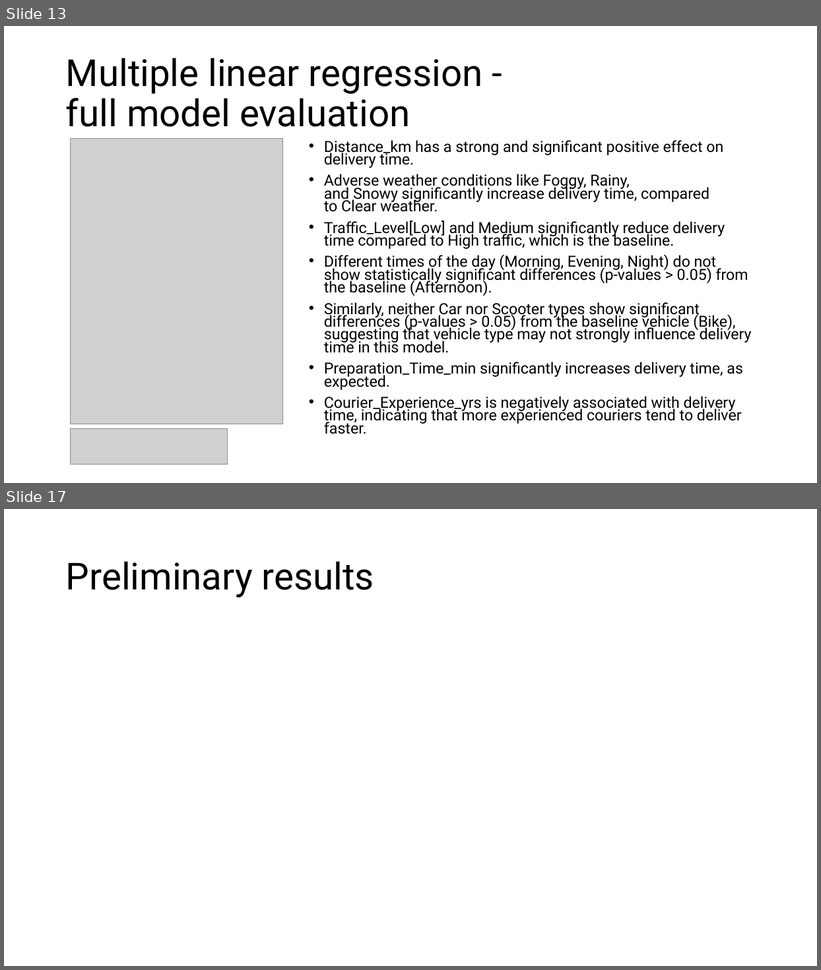
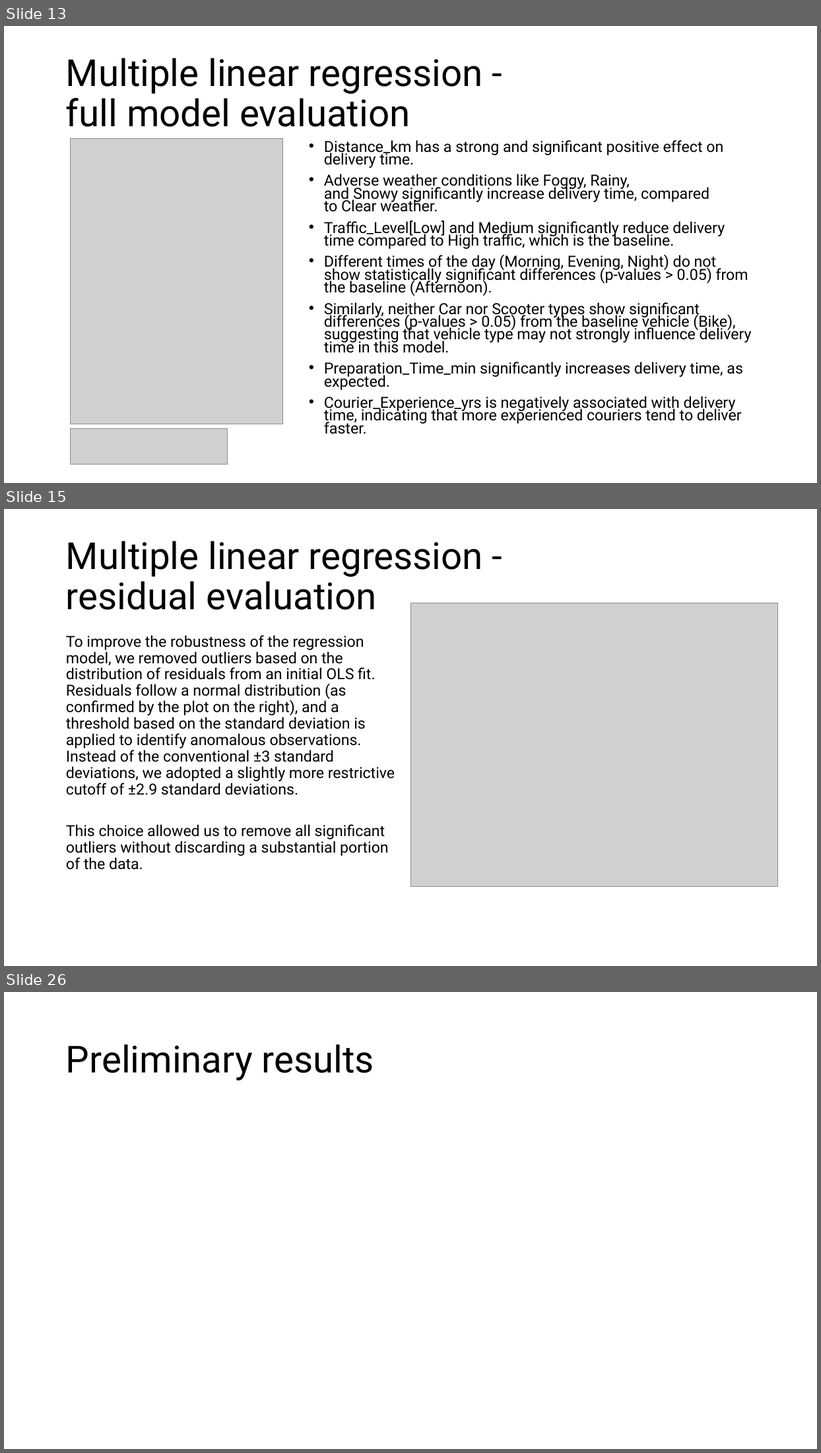
Before and after one commit to DanieleGotti/Food_Delivery_Time_Prediction, a slide deck: Presentazione_progetto.pptx. Shown one above the other, each under a label of ours: slides 13 and 17 before the commit, slides 13, 15 and 26 after it; the slides between them are not shown. The pictures are 821x970 and 821x1453 pixels, drawn with LibreOffice and Linux fonts; fonts in the diff are those of the drawing; grey boxes stand for pictures. Boxes give left, top, right and bottom in pixels: in the first picture for what was removed or moved away, otherwise in the second. Text is boxed around its words. In the diff, an @@ line names an element or a change of style, - is before the commit and + after.

```diff
--- a/Presentazione_progetto.pptx
+++ b/Presentazione_progetto.pptx
@@ slide 15 added at [4,509,817,966], background #FFFFFF @@
@@ title added at [66,541,483,610], 44 pt, text #000000 @@
+Multiple linear regression -
+residual evaluation
@@ picture added at [411,603,779,887] @@
@@ text added at [66,635,395,870], 18 pt, text #000000 @@
+To improve the robustness of the regression model, we removed outliers based on the distribution of residuals from an initial OLS fit.
+Residuals follow a normal distribution (as confirmed by the plot on the right), and a threshold based on the standard deviation is applied to identify anomalous observations.
+Instead of the conventional ±3 standard deviations, we adopted a slightly more restrictive cutoff of ±2.9 standard deviations.
+This choice allowed us to remove all significant outliers without discarding a substantial portion of the data.
@@ what was slide 17 is now slide 26 @@
```
Also in this commit, not shown: 5 slides changed, 8 other slides added, 42 other files.
